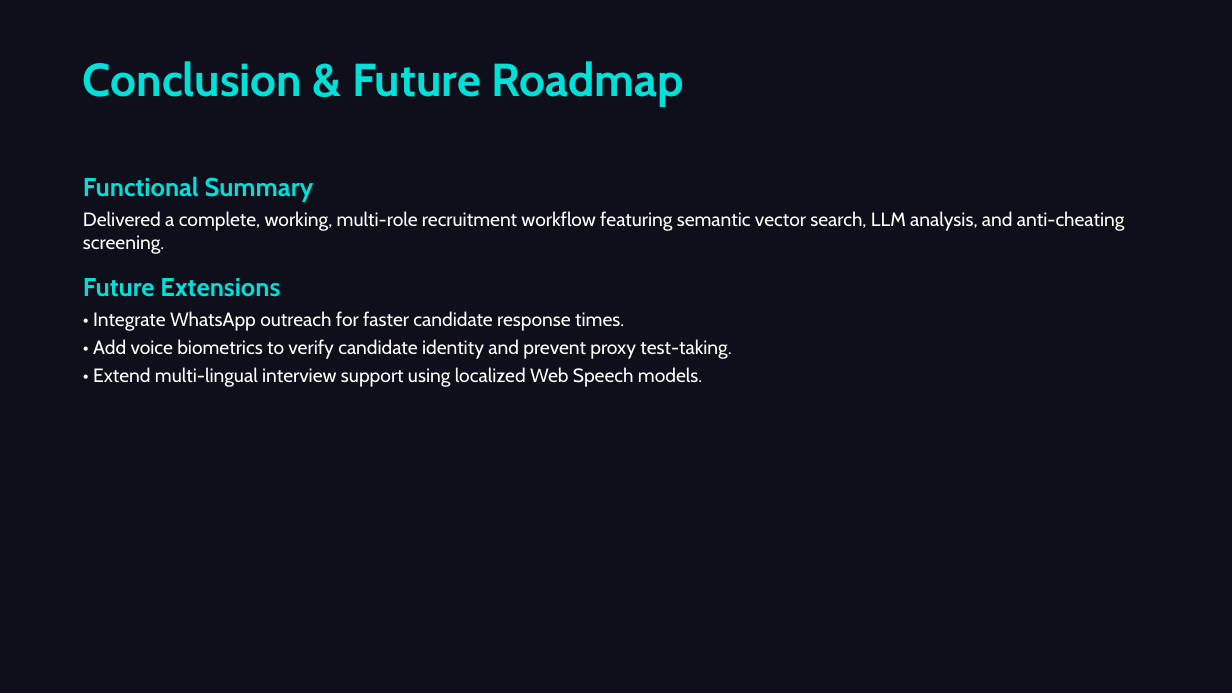
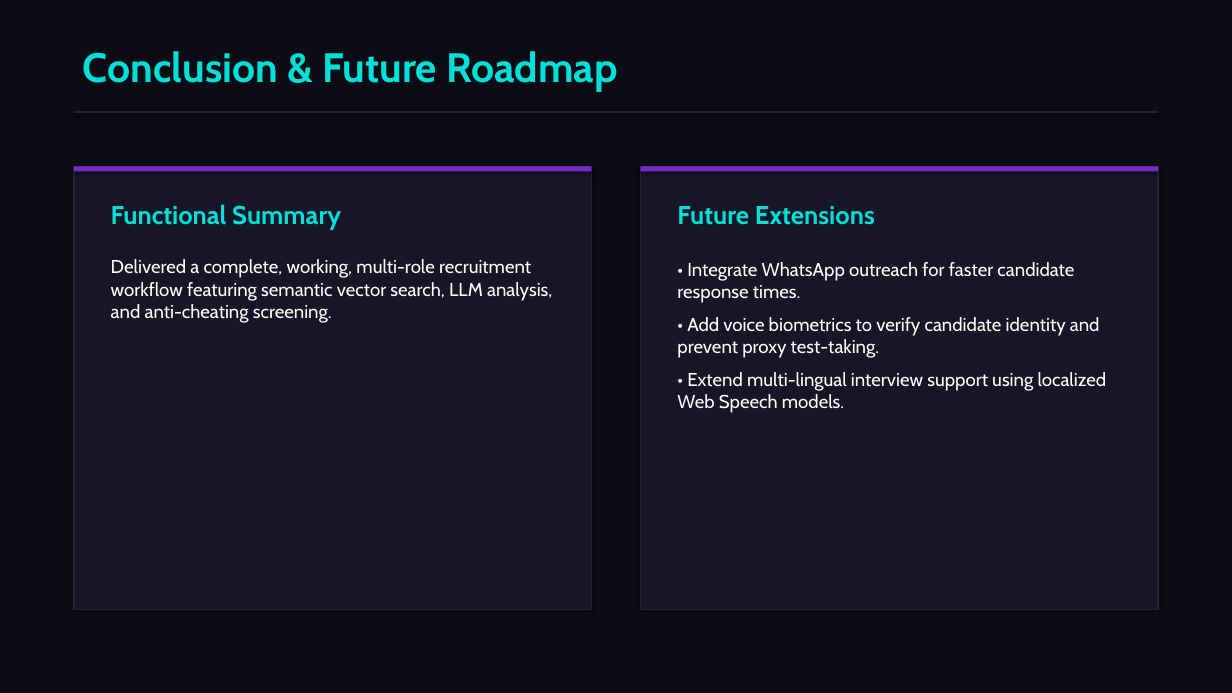
Before and after one commit to saniapaul441-hub/AI-recruiter, a slide deck: slide 10 of AI_Recruiter_Presentation.pptx. Drawn at 1232x693 pixels with LibreOffice and Linux fonts; fonts in the diff are those of the drawing. Boxes give left, top, right and bottom in pixels: in the first picture for what was removed or moved away, otherwise in the second. Text is boxed around its words. In the diff, an @@ line names an element or a change of style, - is before the commit and + after.

Commit message:
Optimize PPTX structure with premium card layouts, columns, and grid styling

```diff
--- a/AI_Recruiter_Presentation.pptx
+++ b/AI_Recruiter_Presentation.pptx
@@ background #0F0F1B to #0C0C14 @@
@@ text "Conclusion & Future Roadmap": place and size @@
-text "Conclusion & Future Roadmap" at (83, 61, 684, 107)
+text "Conclusion & Future Roadmap" at (83, 51, 618, 92)
@@ text "Conclusion & Future Roadmap" at (83, 51, 618, 92): size 36 to 32 pt @@
@@ rectangle added at (74, 111, 1158, 113), fill #23233C @@
@@ rectangle added at (74, 166, 592, 610), fill #161626, outline #23233C 1 pt @@
@@ rectangle added at (74, 166, 592, 172), fill #7928CA @@
@@ text at (83, 176, 1124, 254): paragraphs removed @@
-Functional Summary
-Delivered a complete, working, multi-role recruitment workflow featuring semantic vector search, LLM analysis, and anti-cheating screening.
@@ rectangle added at (640, 166, 1158, 610), fill #161626, outline #23233C 1 pt @@
@@ rectangle added at (640, 166, 1158, 172), fill #7928CA @@
@@ text added at (111, 204, 552, 323), 14.5 pt, text #FFFFFF @@
+Functional Summary
+Delivered a complete, working, multi-role recruitment workflow featuring semantic vector search, LLM analysis, and anti-cheating screening.
@@ text "Future Extensions": place and size @@
-text "Future Extensions" at (83, 176, 1124, 387)
+text "Future Extensions" at (677, 206, 1107, 413)
@@ text "Future Extensions" at (677, 206, 1107, 413): size 15 to 14.5 pt; more space between paragraphs @@
```
Also in this commit, not shown: 9 other slides changed, 1 other file.
